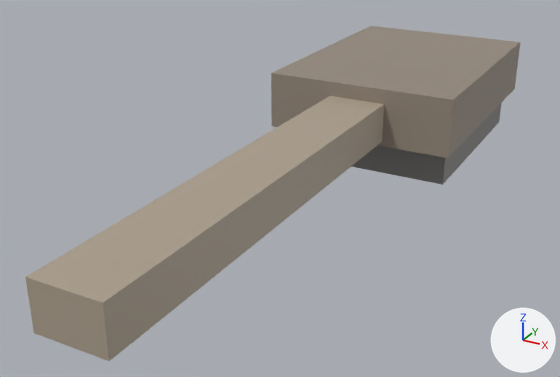
The glTF model s2/models/train_interior/tiny_brush.glb: old version first, new version second.
Before and after are seen from a camera (50 mm lens) standing at (0.0599, -0.1265, 0.0642) and looking at (-0.0062, -0.0063, 0.0041). Lighting does not change. The marker at lower right points along +X, +Y and +Z. The older version comes first. Vertices at exactly the same position are counted once.

Names of what the first picture shows: 'tiny_brush'.
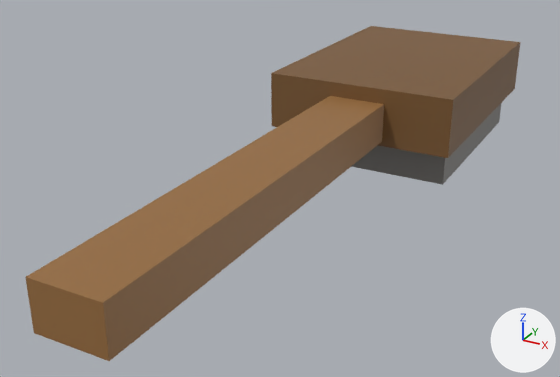
Boxes (x1, y1, x2, y2) around the edits, measured in the pictures (560 x 377 px):
part 1 of me_tiny_brush, recoloured (darker): (271, 26, 520, 158) in both
part 2 of me_tiny_brush, recoloured (darker): (25, 96, 384, 361) in both

The change, as a list of edits to the scene's bpy script:
```text
Change me_tiny_brush:
    where me_tiny_brush.from_pydata(...)  # 24 vertices, 36 faces; spans x -0.02..0.02, y -0.07..0.07, z 0.0..0.02
    used by ob_tiny_brush; location = (0.0, 0.0, 0.0)
    me_tiny_brush part 1: 12 faces centred in x -0.02..0.02, y 0.015..0.07, z 0.008..0.02 are repainted in the vertex colours; the middle colour goes from brown #95897c to brown #7b5832
    me_tiny_brush part 2: 12 faces centred in x -0.006..0.006, y -0.07..0.02, z 0.009..0.017 are repainted in the vertex colours; the middle colour goes from beige #ada08e to brown #986d3e
```
